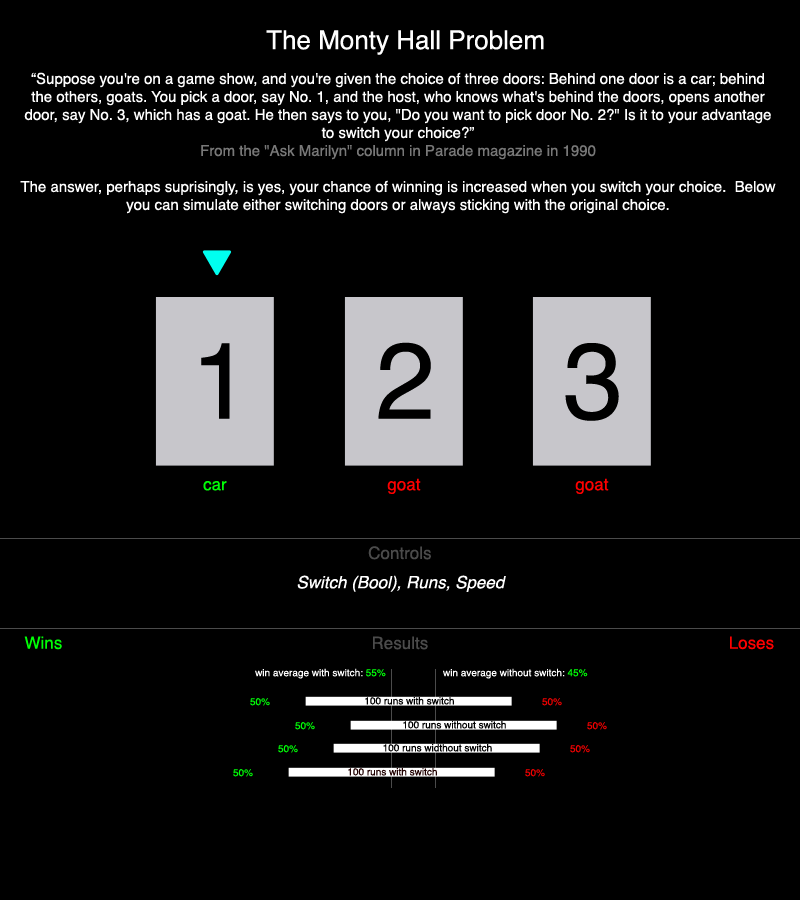
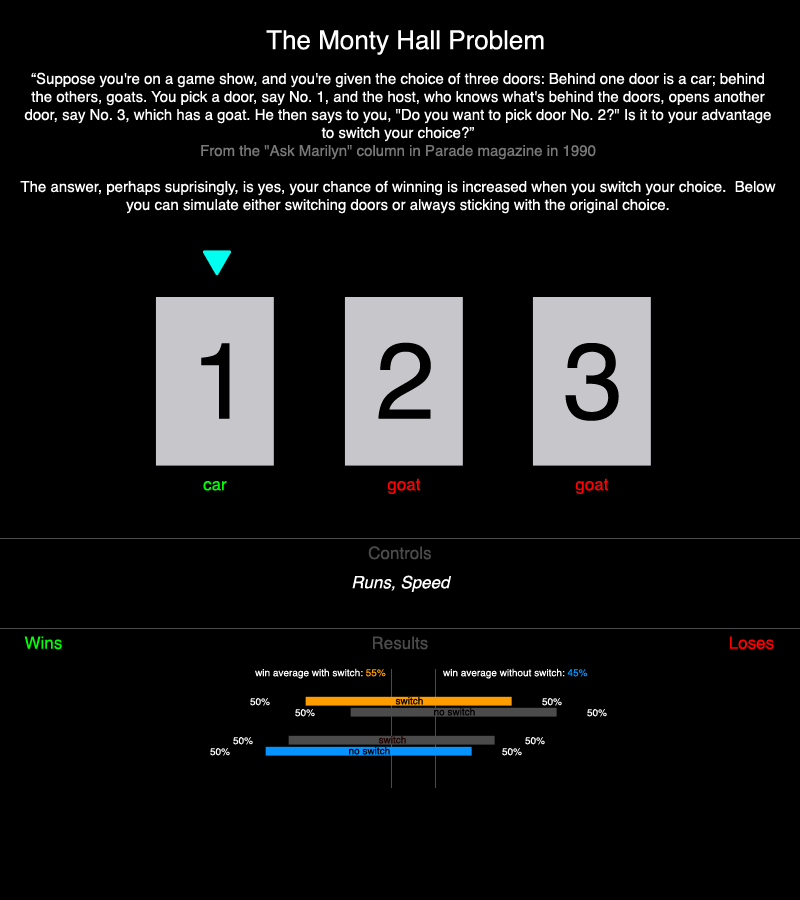
Two versions of the same layered image (800px x 900px). Layer-by-layer changes:
renamed "Switch (Bool), Runs, Speed" to "Runs, Speed", painted on it over [297, 575, 506, 592]
painted on "50%" (1st of 8, in "Results" › "Run 1") over [542, 698, 562, 706]
painted on "50%" (2nd of 8, in "Results" › "Run 1") over [250, 698, 270, 706]
renamed "100 runs with switch" to "switch", painted on it over [365, 697, 454, 705]
painted on "Bar" over [305, 696, 512, 706]
painted on "50%" (3rd of 8, in "Results" › "Run 2") over [587, 709, 607, 730]
painted on "50%" (4th of 8, in "Results" › "Run 2") over [295, 709, 315, 730]
renamed "100 runs without switch" to "no switch", painted on it over [403, 708, 506, 729]
painted on "Bar copy" over [350, 707, 557, 730]
renamed "Run 4" to "Run 3", moved it above "Run 4" over [233, 735, 545, 777]
painted on "50%" (5th of 8, in "Results" › "Run 3") over [525, 737, 545, 777]
painted on "50%" (6th of 8, in "Results" › "Run 3") over [233, 737, 253, 777]
renamed "100 runs with switch" to "switch", painted on it over [348, 736, 437, 776]
painted on "Bar copy 3" over [288, 735, 495, 777]
painted on "50%" (7th of 8, in "Results" › "Run 4") over [502, 745, 590, 756]
painted on "50%" (8th of 8, in "Results" › "Run 4") over [210, 745, 298, 756]
renamed "100 runs widthout switch" to "no switch", painted on it over [349, 744, 492, 755]
painted on "Bar copy 2" over [265, 743, 540, 756]
painted on "win average with switch: 55%" over [366, 669, 386, 677]
painted on "win average without switch: 45%" over [567, 669, 588, 677]
